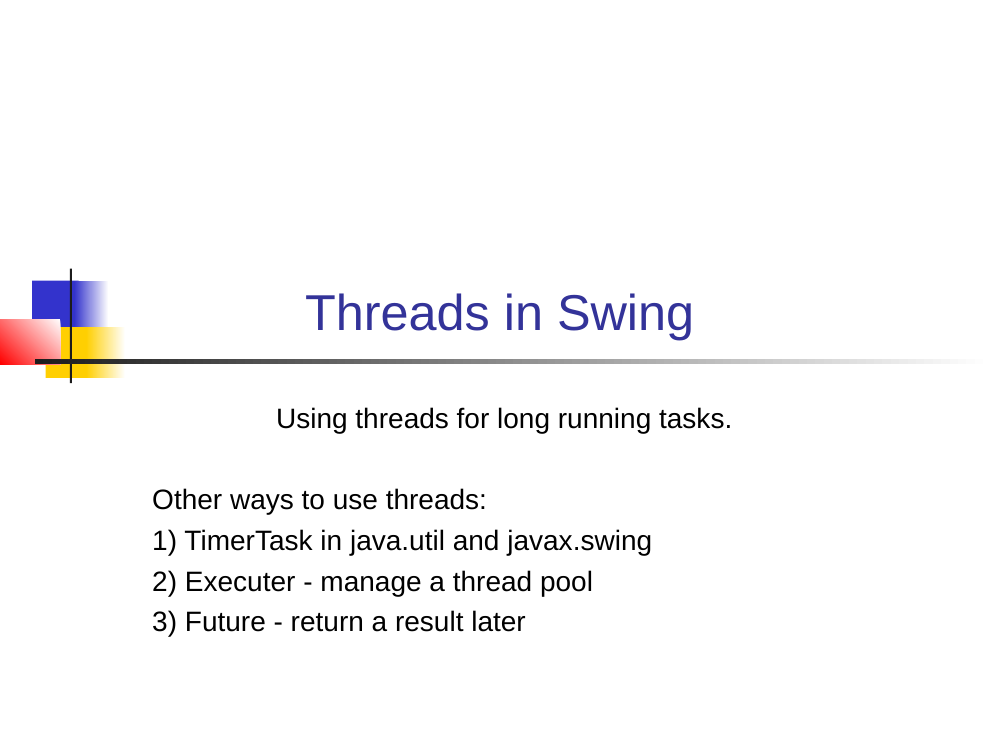
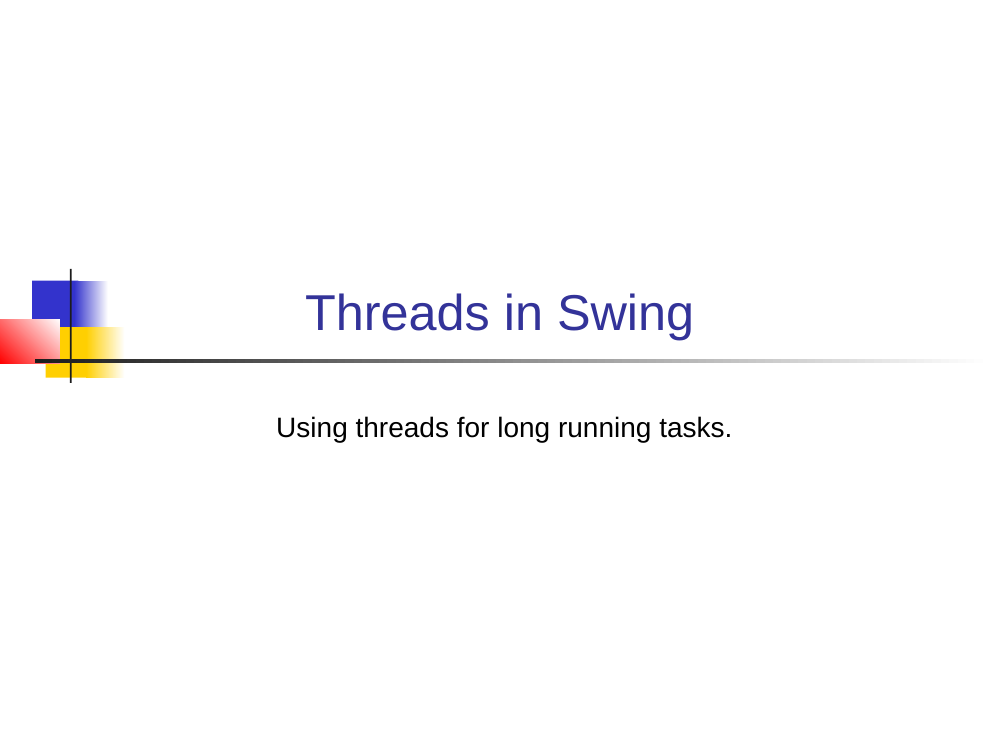
Before and after one commit to skeoop/skeoop.github.io, a slide deck: slide 1 of week10/Threads-in-Swing.ppt. Drawn at 1008x756 pixels with LibreOffice and Linux fonts; fonts in the diff are those of the drawing. Boxes give left, top, right and bottom in pixels: in the first picture for what was removed or moved away, otherwise in the second. Text is boxed around its words. In the diff, an @@ line names an element or a change of style, - is before the commit and + after.

```diff
--- a/week10/Threads-in-Swing.ppt
+++ b/week10/Threads-in-Swing.ppt
@@ subtitle at (152, 488, 652, 636): paragraphs removed @@
-Other ways to use threads:
-1) TimerTask in java.util and javax.swing
-2) Executer - manage a thread pool
-3) Future - return a result later
```
Also in this commit, not shown: 9 other slides changed, 3 slides added, 17 other files.
